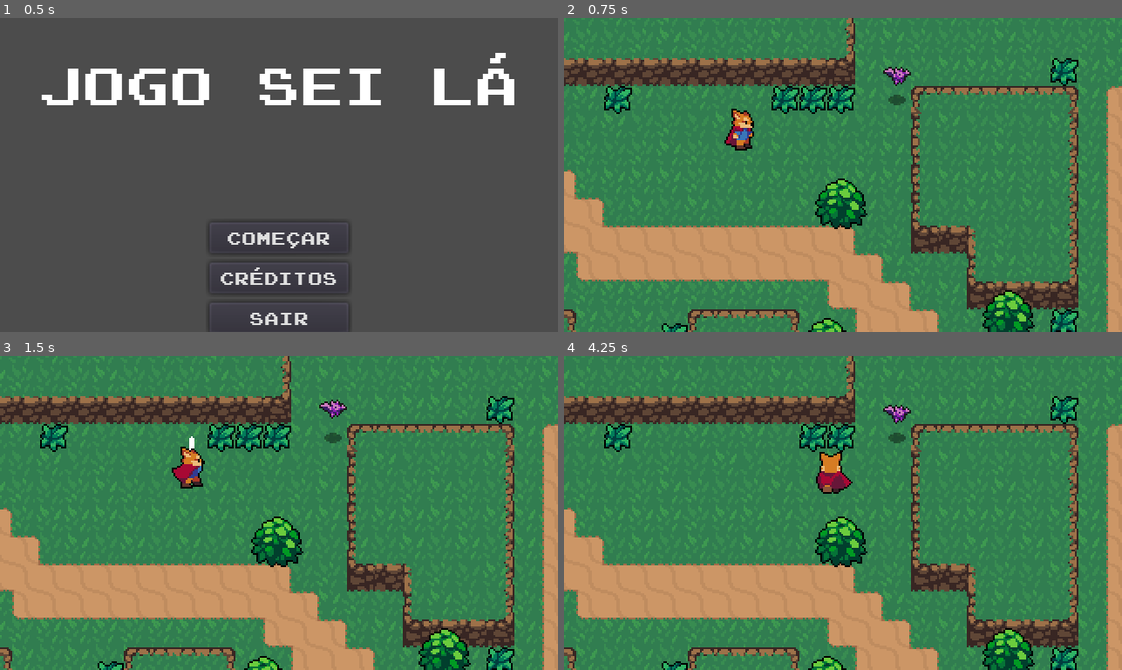
Above: before the commit, frames 1-4 (two rows, left to right).
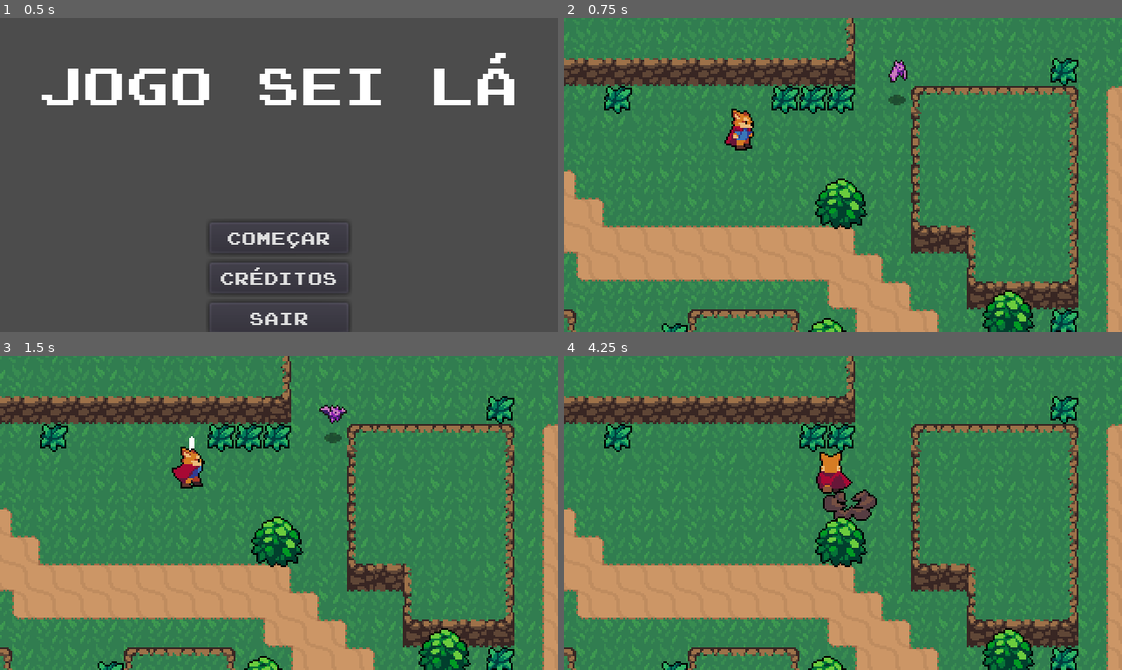
Above: after the commit, the same moments.

Repository: Terrento/teste-de-jogo
Game: Godot game, scene res://Menu/Menu.tscn
The game is run twice, just before and just after one commit, with the same random seed, the same clock (stepped at 60 frames per second) and the same inputs.
Inputs:
- Up to frame 1 (0.5 s): no input
- Up to frame 2 (0.75 s): click "Começar" at 0.5 s
- Up to frame 3 (1.5 s): hold Right (ui_right) from 1.28 s (still down); tap L (ataque) at 1.35 s
- Up to frame 4 (4.25 s): release Right (ui_right) at 2.03 s; hold Down (ui_down) 2.03-2.78 s; tap L (ataque) at 2.1, 2.85, 3.6 s; hold Right (ui_right) 2.78-3.53 s; hold Up (ui_up) from 3.53 s (still down)

Frame 1 is identical in both runs. In frame 2, 0.2% of the frame differs, in the area x 57-63%, y 13-22%; in frame 3, 0.2%; in frame 4, 0.9%, in the area x 46-63%, y 15-53%.
Error after the commit: Invalid call. Nonexistent function 'criar_efeito_acerto' in base 'Area2D'. (res://Inimigos/Morcego.gd:59)

Commit message:
Morcego procura, ve e ataca

Diff:
--- a/Inimigos/Morcego.gd
+++ b/Inimigos/Morcego.gd
@@ -1,17 +1,68 @@
 extends KinematicBody2D
 
+const EfeitoInimigoMorte = preload("res://Efeitos/EfeitoInimigoMorte.tscn")
+export var movimento = 50
+export var aceleracao = 300
+
+enum {
+	PRD,
+	MOV,
+	PSG
+}
+var estado = PRD
+
 var repulsao = Vector2.ZERO
-var atrito = 200
+export var atrito = 200
 var forca_repulsao = 130
+
+onready var sprite = $AnimatedSprite
 onready var stats = $Estatisticas
+onready var zonaDetecta = $ZonaDetecta
+onready var hurtbox = $Hurtbox
+
+var velocidade = Vector2.ZERO
 
 func _physics_process(delta):
 	repulsao = repulsao.move_toward(Vector2.ZERO, atrito * delta)
 	repulsao = move_and_slide(repulsao)
 
+	match estado:
+		PRD:
+			estado_prd(delta)
+		MOV:
+			pass
+		PSG:
+			estado_psg(delta)
+
+	velocidade = move_and_slide(velocidade)
+
+func estado_prd(delta):
+	velocidade = velocidade.move_toward(Vector2.ZERO, atrito * delta)
+	procura_jogador()
+
+func estado_psg(delta):
+	var jogador = zonaDetecta.jogador
+	if jogador != null:
+		var direcao = global_position.direction_to(jogador.global_position + Vector2(0, 5))
+		velocidade = velocidade.move_toward(direcao * movimento, delta * aceleracao)
+	else:
+		estado = PRD
+	sprite.flip_h = velocidade.x < 0
+
+func procura_jogador():
+	if zonaDetecta.pode_ver_jogador():
+		estado = PSG
+
 func _on_Hurtbox_area_entered(area):
 	stats.vida -= area.dano #Call down. Morcego 'fala' pra estatisticas fazer algo
 	repulsao = area.repulsao * forca_repulsao
+	hurtbox.criar_efeito_acerto()
+
+func criar_morte_efeito():
+	var efeitoInimigoMorto = EfeitoInimigoMorte.instance()
+	get_parent().add_child(efeitoInimigoMorto)
+	efeitoInimigoMorto.global_position = global_position
 
 func _on_Estatisticas_vida_zero():
+	criar_morte_efeito()
 	queue_free() #signal up nesse caso. estatisticas fala pra pai fazer algo
--- a/Inimigos/Morcego.tscn
+++ b/Inimigos/Morcego.tscn
@@ -1,10 +1,12 @@
-[gd_scene load_steps=14 format=2]
+[gd_scene load_steps=18 format=2]
 
 [ext_resource path="res://Sombras/SmallShadow.png" type="Texture" id=1]
 [ext_resource path="res://Inimigos/Bat.png" type="Texture" id=2]
 [ext_resource path="res://Overlap/Hurtbox.tscn" type="PackedScene" id=3]
 [ext_resource path="res://Inimigos/Morcego.gd" type="Script" id=4]
 [ext_resource path="res://Estatisticas.tscn" type="PackedScene" id=5]
+[ext_resource path="res://Inimigos/ZonaDetecta.tscn" type="PackedScene" id=6]
+[ext_resource path="res://Overlap/Hitbox.tscn" type="PackedScene" id=7]
 
 [sub_resource type="AtlasTexture" id=1]
 atlas = ExtResource( 2 )
@@ -41,6 +43,12 @@
 radius = 7.0
 height = 4.0
 
+[sub_resource type="CircleShape2D" id=9]
+radius = 64.0
+
+[sub_resource type="CircleShape2D" id=10]
+radius = 9.0
+
 [node name="Morcego" type="KinematicBody2D"]
 collision_layer = 16
 script = ExtResource( 4 )
@@ -48,7 +56,6 @@
 [node name="AnimatedSprite" type="AnimatedSprite" parent="."]
 frames = SubResource( 6 )
 animation = "Voando"
-frame = 3
 playing = true
 offset = Vector2( 0, -12 )
 
@@ -68,8 +75,23 @@
 [node name="Estatisticas" parent="." instance=ExtResource( 5 )]
 vida_maxima = 2
 
+[node name="ZonaDetecta" parent="." instance=ExtResource( 6 )]
+
+[node name="CollisionShape2D" parent="ZonaDetecta" index="0"]
+modulate = Color( 1, 1, 1, 0.701961 )
+shape = SubResource( 9 )
+
+[node name="Hitbox" parent="." instance=ExtResource( 7 )]
+position = Vector2( 24, -8 )
+collision_mask = 4
+
+[node name="CollisionShape2D" parent="Hitbox" index="0"]
+position = Vector2( -24, -8 )
+shape = SubResource( 10 )
+
 [connection signal="area_entered" from="Hurtbox" to="." method="_on_Hurtbox_area_entered"]
-[connection signal="area_exited" from="Hurtbox" to="." method="_on_Hurtbox_area_exited"]
 [connection signal="vida_zero" from="Estatisticas" to="." method="_on_Estatisticas_vida_zero"]
 
 [editable path="Hurtbox"]
+[editable path="ZonaDetecta"]
+[editable path="Hitbox"]
--- /dev/null
+++ b/Inimigos/ZonaDetecta.gd
@@ -0,0 +1,12 @@
+extends Area2D
+
+var jogador = null
+
+func pode_ver_jogador():
+	return jogador != null
+
+func _on_ZonaDetecta_body_entered(body):
+	jogador = body
+
+func _on_ZonaDetecta_body_exited(body):
+	jogador = null
--- /dev/null
+++ b/Inimigos/ZonaDetecta.tscn
@@ -0,0 +1,13 @@
+[gd_scene load_steps=2 format=2]
+
+[ext_resource path="res://Inimigos/ZonaDetecta.gd" type="Script" id=1]
+
+[node name="ZonaDetecta" type="Area2D"]
+collision_layer = 0
+collision_mask = 2
+script = ExtResource( 1 )
+
+[node name="CollisionShape2D" type="CollisionShape2D" parent="."]
+
+[connection signal="body_entered" from="." to="." method="_on_ZonaDetecta_body_entered"]
+[connection signal="body_exited" from="." to="." method="_on_ZonaDetecta_body_exited"]
